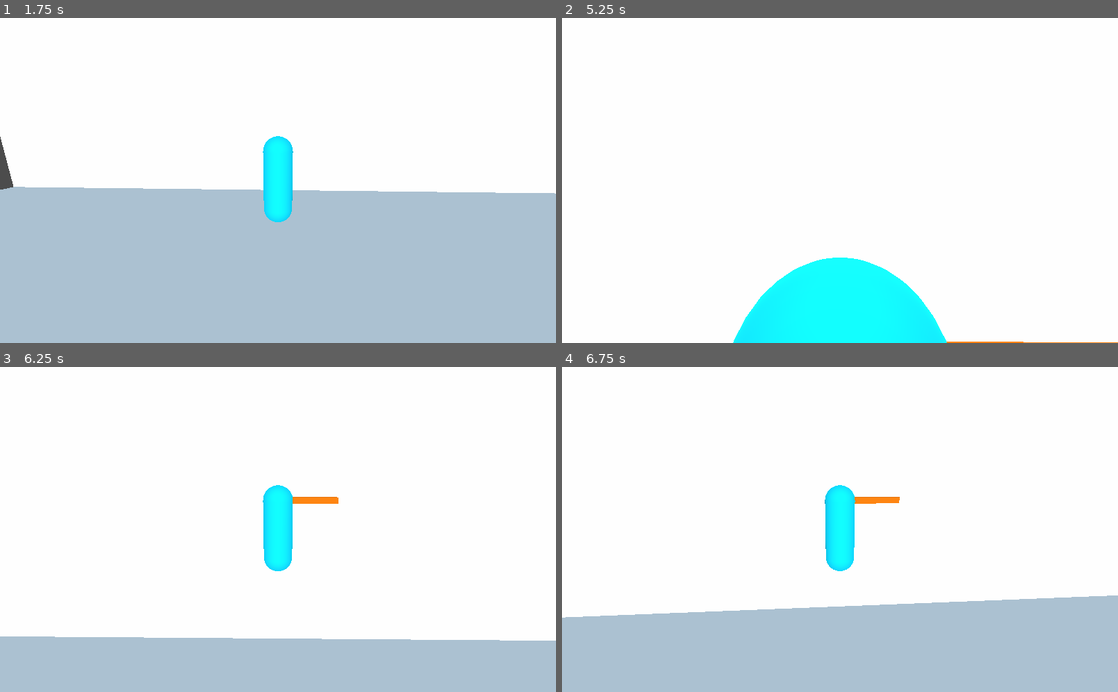
Above: before the commit, frames 1-4 (two rows, left to right).
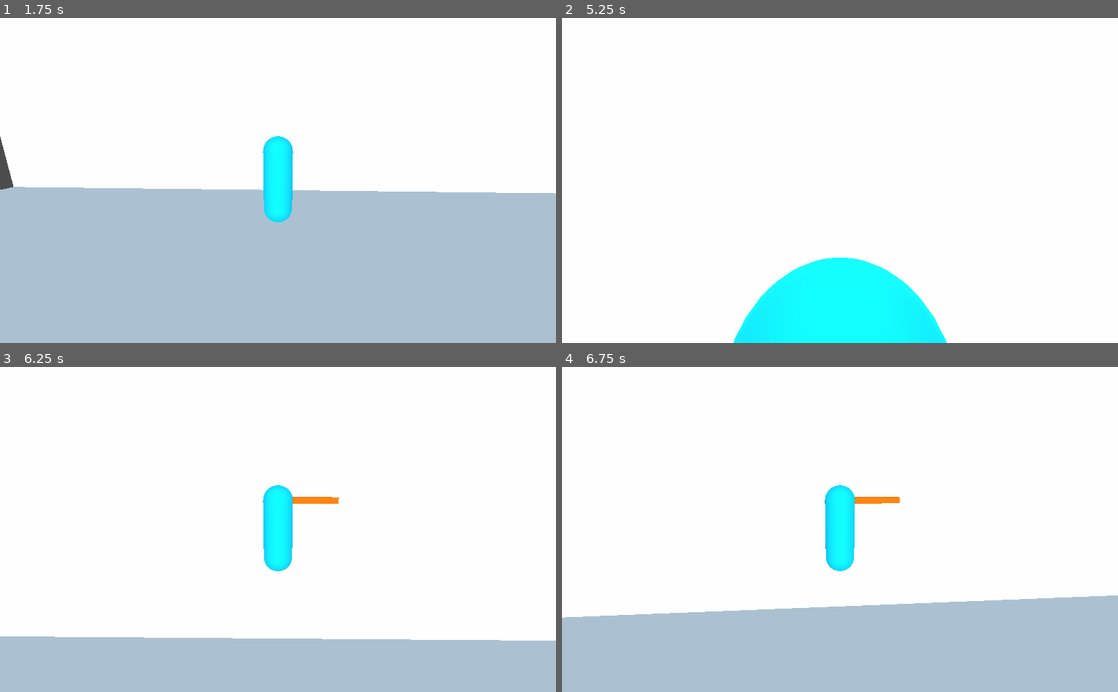
Above: after the commit, the same moments.

Repository: Albertoie710231/Godot_test_1
Game: Godot game, scene res://world/world.tscn
The game is run twice, just before and just after one commit, with the same random seed, the same clock (stepped at 60 frames per second) and the same inputs.
Inputs (mouse positions are in pixels of both pictures, inside the frame that each line leads up to):
- Up to frame 1 (1.75 s): tap Enter at 0.5 s; move the mouse to (305, 180) at 0.52 s; hold W (move_forward) from 0.53 s (still down); tap Space (jump) at 0.6, 0.77, 1.07, 1.52, 1.55 s; move the mouse to (250, 180) at 1.27 s; tap Q (action_button) at 1.35 s
- Up to frame 2 (5.25 s): keep holding W (move_forward); tap Space (jump) at 1.82, 2.3, 3.02, 3.05, 3.32, 3.5, 3.6, 3.77, 4.07, 4.52, 4.55, 4.82, 5 s; move the mouse to (851, 174) at 2.02 s; press the mouse at (851, 174) at 2.03 s; move the mouse to (834, 187) at 2.77 s; release the mouse at (834, 187) at 2.78 s; tap E (ready_button) at 2.85 s; move the mouse to (878, 183) at 3.52 s; tap Enter at 4.25 s; move the mouse to (795, 177) at 4.27 s; tap Q (action_button) at 4.35 s; move the mouse to (845, 180) at 5.02 s; press the mouse at (845, 180) at 5.03 s
- Up to frame 3 (6.25 s): tap Space (jump) at 5.3, 6.02, 6.05 s; tap Enter at 5.75 s; move the mouse to (255, 523) at 5.77 s; release W (move_forward) at 5.78 s; release the mouse at (255, 523) at 5.78 s; hold D (move_right) from 5.78 s (still down); tap E (ready_button) at 5.85 s
- Up to frame 4 (6.75 s): tap Space (jump) at 6.32, 6.6 s; move the mouse to (867, 529) at 6.52 s; release D (move_right) at 6.53 s; hold W (move_forward) from 6.53 s (still down)

Frame 1 is identical in both runs. In frame 2, 0.1% of the frame differs, in the area x 30-100%, y 80-100%; in frame 3, less than 0.1%; in frame 4, less than 0.1%.

Commit message:
Simplify code.

Diff:
--- a/Prueba_1/world/Characters/Player.gd
+++ b/Prueba_1/world/Characters/Player.gd
@@ -1,46 +1,45 @@
 extends KinematicBody
 
-export var max_speed = 10.0
-export var acceleration = 70
-export var friction = 60
-export var air_friction = 10
-export var gravity = 50.0
-export var jump_impulse = 20.0
+export var max_speed : float = 10.0
+export var acceleration : float = 70
+export var friction : float = 60.0
+export var air_friction : float = 10.0
+export var gravity : float = 50.0
+export var jump_impulse : float = 20.0
 
-var temp_direction = 0.0
-var temp_velocity = Vector2.ZERO
-var _velocity = Vector3.ZERO
-var _snap_vector = Vector3.DOWN
-var ready_flag = false
-var action_flag = false
-var body_entered_exited_list = []
+var _velocity : Vector3 = Vector3.ZERO
+var _snap_vector : Vector3 = Vector3.DOWN
+var ready_flag : bool = false
+var action_flag : bool = false
+var temp_rotation : float = 0.0
+var body_entered_exited_list : Array = []
 
-onready var _spring_arm = $SpringArm
-onready var _model = $Pivot
-onready var _collision_shape = $CollisionShape
-onready var _area_shape = $Area/CollisionShape
-onready var _secundary_camera = $CameraPivot
-onready var _camera_pivot = $CameraPivot
+onready var _spring_arm : SpringArm = $SpringArm
+onready var _model : Spatial = $Pivot
+onready var _collision_shape : CollisionShape = $CollisionShape
+onready var _area_shape : CollisionShape = $Area/CollisionShape
+onready var _secundary_camera : Spatial = $CameraPivot
 
-func _process(_delta):
+func _process(_delta:float) -> void:
 	_spring_arm.translation = self.translation
 
-func _physics_process(delta):
+func _physics_process(delta:float) -> void:
 	if ready_func() == false:
 		movement_func(delta)
 	else:
 		warp_func()
 		action_movement()
 
-	#print(ready_flag)
+	if _velocity.length() < 1.0 and _velocity.length() != 0.0:
+		_model.rotation.y = temp_rotation
 
-func imput_movement(input_vector, rotating_object):
+func imput_movement(input_vector:Vector3, rotating_object:Node) -> Vector3:
 	input_vector.x = Input.get_action_strength("move_right") - Input.get_action_strength("move_left")
 	input_vector.z = Input.get_action_strength("move_back") - Input.get_action_strength("move_forward")
 	input_vector = input_vector.rotated(Vector3.UP, rotating_object.rotation.y).normalized()
 	return input_vector
 
-func movement_func(delta):
+func movement_func(delta:float) -> void:
 	var input_vector = Vector3.ZERO
 	input_vector = imput_movement(input_vector, _spring_arm)
 
@@ -50,26 +49,27 @@
 
 	_velocity.y -= gravity * delta
 
-	if is_on_floor() and Input.is_action_just_pressed("jump"):
+	var is_jumping : bool = is_on_floor() and Input.is_action_just_pressed("jump")
+	var just_landing : bool = is_on_floor() and _snap_vector == Vector3.ZERO
+
+	if is_jumping:
 		_velocity.y = jump_impulse
 		_snap_vector = Vector3.ZERO
-	elif is_on_floor() and _snap_vector == Vector3.ZERO:
+	elif just_landing:
 		_snap_vector = Vector3.DOWN
 
 	_velocity = move_and_slide_with_snap(_velocity, _snap_vector, Vector3.UP, true)
 
-	if _velocity.length() > 0.2:
+	var is_moving_on_floor : bool = _velocity.x != 0.0 or _velocity.z != 0.0
+
+	if is_moving_on_floor:
 		var look_direction = Vector2(-_velocity.z, -_velocity.x)
-		if _snap_vector == Vector3.ZERO or _velocity.y < -1.7:
-			_model.rotation.y = temp_direction
-		else:
-			_model.rotation.y = look_direction.angle()
-			temp_direction = _model.rotation.y
-	print(_velocity.y)
+		_model.rotation.y = look_direction.angle()
+		temp_rotation = _model.rotation.y
 
-func action_movement():
+func action_movement() -> void:
 	var input_vector = Vector3.ZERO
-	input_vector = imput_movement(input_vector, _camera_pivot)
+	input_vector = imput_movement(input_vector, _secundary_camera)
 
 	if action_flag == false:
 		_velocity.x = input_vector.x * max_speed
@@ -78,27 +78,25 @@
 	else:
 		_velocity.x = 0.0
 		_velocity.z = 0.0
-		_velocity.y = 5
+		_velocity.y = 10
 		_snap_vector = Vector3.ZERO
 
 	_velocity = move_and_slide_with_snap(_velocity, _snap_vector, Vector3.UP, true)
 
-	if _velocity.length() > 0.2:
+	var is_moving_on_floor : bool = _velocity.x != 0.0 or _velocity.z != 0.0
+
+	if is_moving_on_floor:
 		var look_direction = Vector2(-_velocity.z, -_velocity.x)
-		if action_flag == false:
-			_model.rotation.y = look_direction.angle()
-			temp_direction = _model.rotation.y
+		_model.rotation.y = look_direction.angle()
 
-
-
-func ready_func():
+func ready_func() -> bool:
 	if Input.is_action_just_pressed("ready_button") and action_flag == false:
 		ready_flag = !ready_flag
 		_spring_arm.get_node("Camera").current = !ready_flag
 		_secundary_camera.get_node("Camera").current = ready_flag
 	return ready_flag
 
-func warp_func():
+func warp_func() -> void:
 	if ready_flag == true:
 		var direct_state = get_world().direct_space_state
 		var collider_1 = direct_state.intersect_ray(transform.origin + Vector3(0,0,1), Vector3(0, 1000.0, 0))
@@ -122,22 +120,19 @@
 				action_flag = true
 				_collision_shape.disabled = true
 				_area_shape.disabled = false
-			#print(collider_1.position)
 
 		if body_entered_exited_list.size() > 1 and action_flag == true:
 			for i in range(1,body_entered_exited_list.size(),2):
-				if body_entered_exited_list[i] == "o":
+				if body_entered_exited_list[i] == 0:
 					ready_flag = false
 					action_flag = false
 					_collision_shape.disabled = false
 					_area_shape.disabled = true
 					body_entered_exited_list = []
 
+func _on_Area_body_entered(_body:Node):
+	body_entered_exited_list.append(1)
 
 
-func _on_Area_body_entered(_body):
-	body_entered_exited_list.append("i")
-
-
-func _on_Area_body_exited(_body):
-	body_entered_exited_list.append("o")
+func _on_Area_body_exited(_body:Node):
+	body_entered_exited_list.append(0)
--- a/Prueba_1/world/Characters/Player.tscn
+++ b/Prueba_1/world/Characters/Player.tscn
@@ -24,7 +24,6 @@
 height = 2.0
 
 [sub_resource type="CylinderShape" id=6]
-height = 2.5
 radius = 0.5
 
 [node name="Player" type="KinematicBody"]
--- a/Prueba_1/world/world.tscn
+++ b/Prueba_1/world/world.tscn
@@ -6,10 +6,10 @@
 ambient_light_color = Color( 0.419608, 0.556863, 0.647059, 1 )
 
 [sub_resource type="BoxShape" id=3]
-extents = Vector3( 5, 3, 8 )
+extents = Vector3( 10, 3, 8 )
 
 [sub_resource type="CubeMesh" id=2]
-size = Vector3( 10, 6, 16 )
+size = Vector3( 20, 6, 16 )
 
 [node name="World" type="Node"]
 
